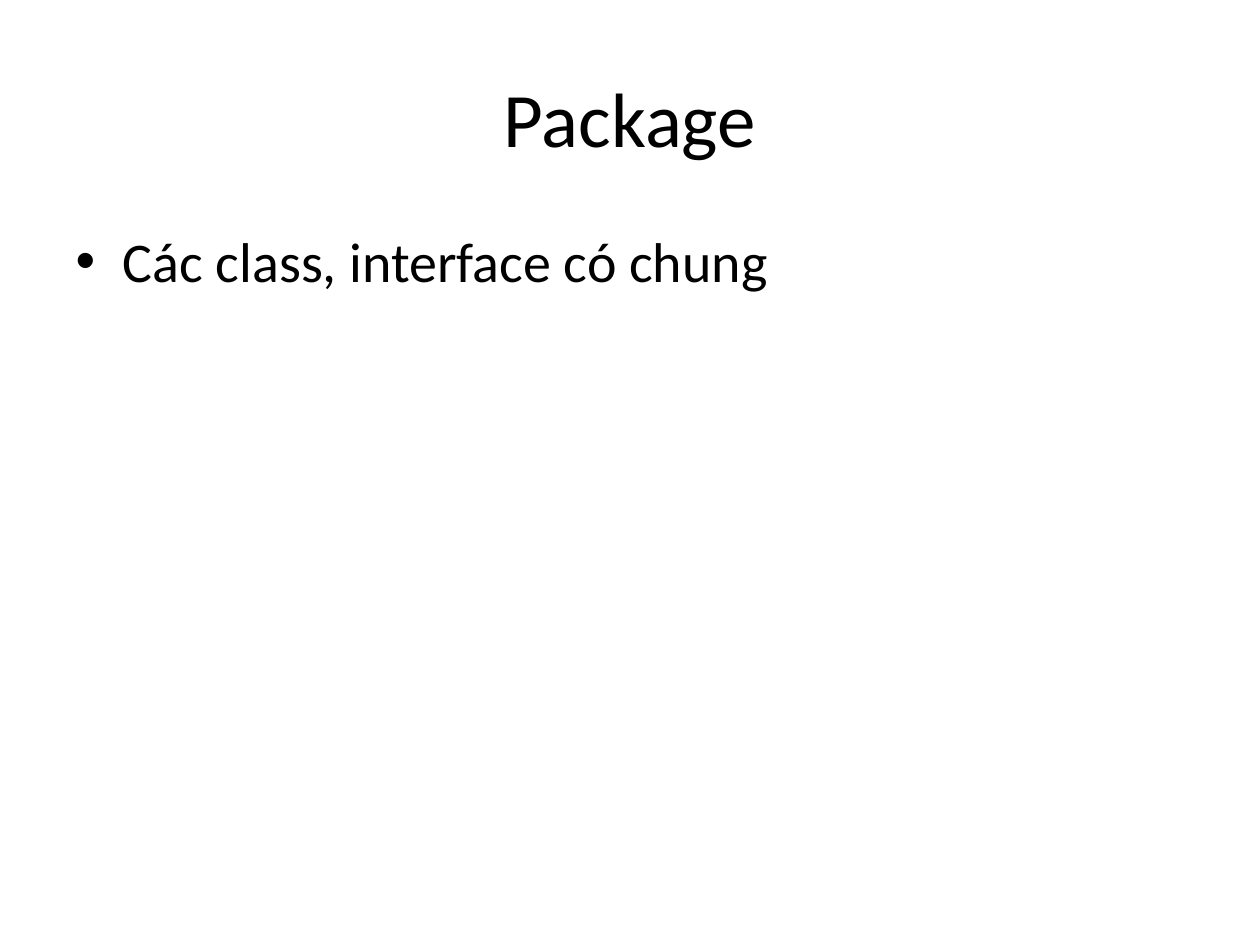
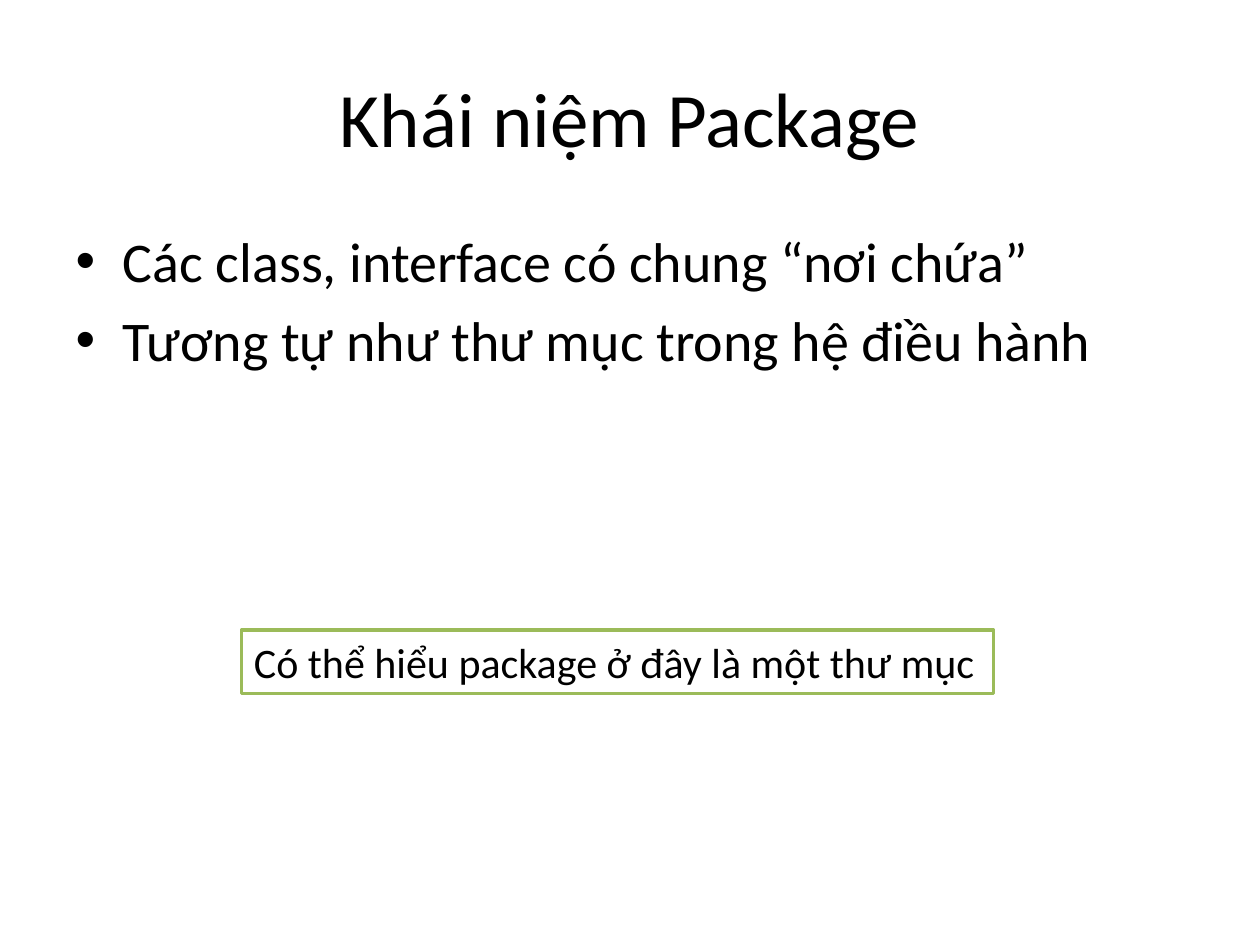
Before and after one commit to phithanh97cs/T3H, a slide deck: slide 3 of 3. Back-end/1. JavaCore/4. Access Modifier trong java.pptx (slide 8 before the commit). Drawn at 1260x945 pixels with LibreOffice and Linux fonts; fonts in the diff are those of the drawing. Boxes give left, top, right and bottom in pixels: in the first picture for what was removed or moved away, otherwise in the second. Text is boxed around its words. In the diff, an @@ line names an element or a change of style, - is before the commit and + after.

```diff
--- a/3. Back-end/1. JavaCore/4. Access Modifier trong java.pptx
+++ b/3. Back-end/1. JavaCore/4. Access Modifier trong java.pptx
@@ title at <box>340,93,919,161</box>: text changed @@
-Package
+Khái niệm Package
@@ text at <box>123,241,1090,371</box>: text changed @@
-• Các class, interface có chung
+• Các class, interface có chung “nơi chứa”
+• Tương tự như thư mục trong hệ điều hành
@@ rectangle added at <box>242,630,994,693</box>, fill #FFFFFF, outline #9BBB59 2 pt, 24 pt, text #000000 @@
+Có thể hiểu package ở đây là một thư mục
```
Also in this commit, not shown: 2 other slides changed, 2 slides added, 3 slides removed.
